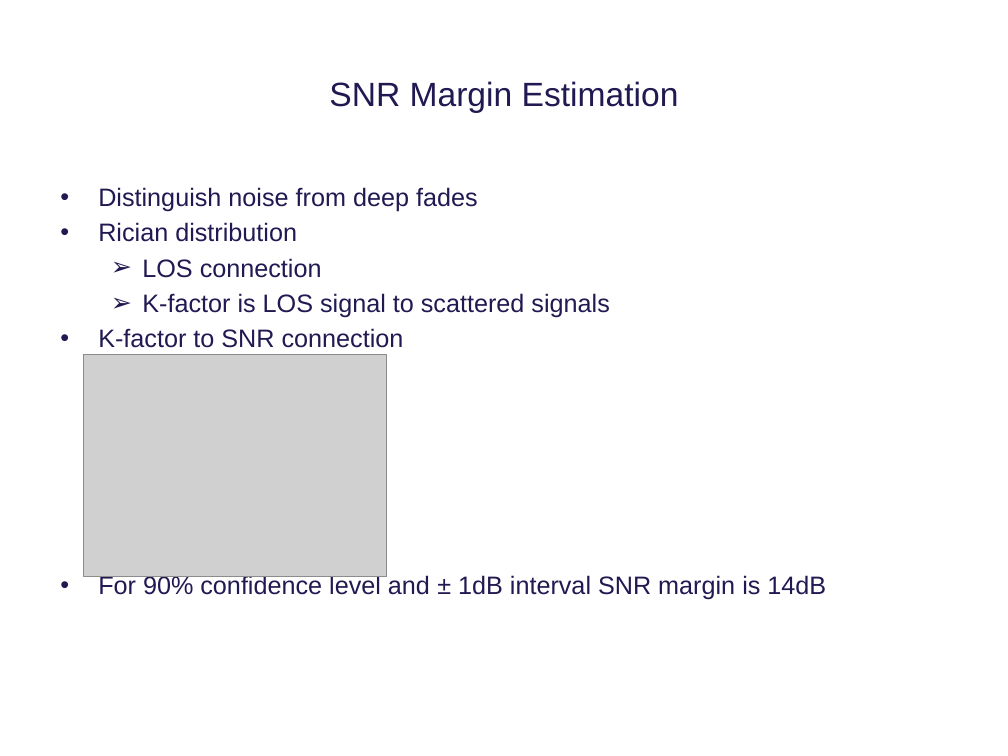
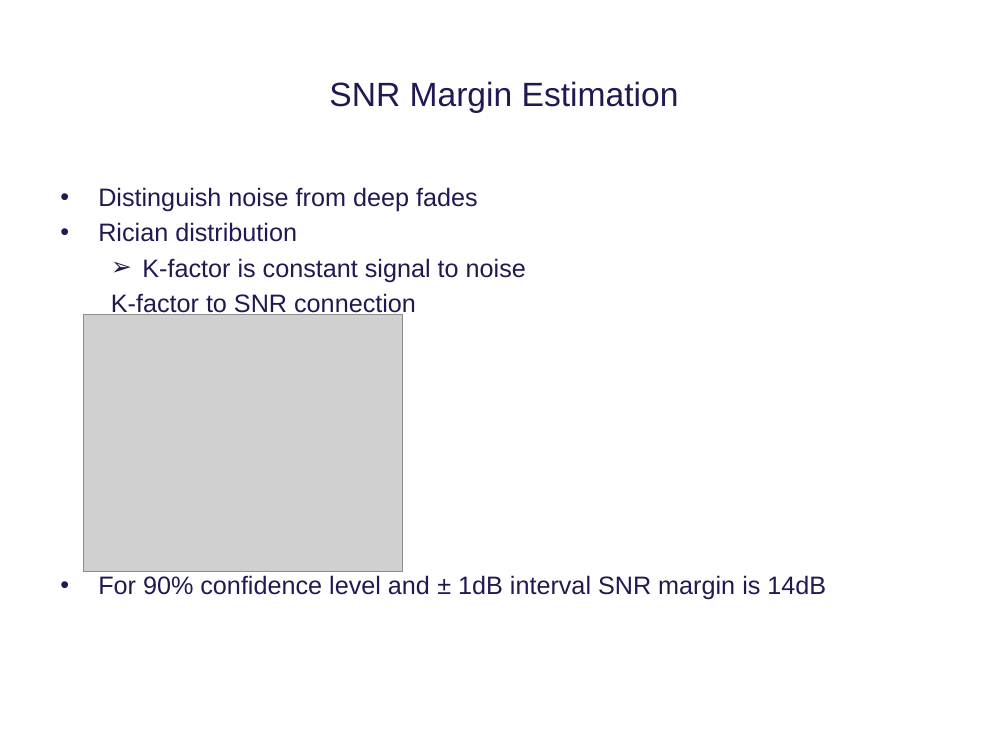
Before and after one commit to tkjj13/P8, a slide deck: slide 16 of ppt/final.pptx. Drawn at 1008x756 pixels with LibreOffice and Linux fonts; fonts in the diff are those of the drawing; grey boxes stand for pictures; background and template pictures are left out. Boxes give left, top, right and bottom in pixels: in the first picture for what was removed or moved away, otherwise in the second. Text is boxed around its words. In the diff, an @@ line names an element or a change of style, - is before the commit and + after.

Commit message:
ppt

```diff
--- a/ppt/final.pptx
+++ b/ppt/final.pptx
@@ text at bbox=[142, 258, 526, 282]: text changed @@
-  ➢ LOS connection
-  ➢ K-factor is LOS signal to scattered signals
+  ➢ K-factor is constant signal to noise
@@ text at bbox=[111, 293, 416, 318]: bullet • to none; list level 1 to 2 in "K-factor to SNR connection" @@
@@ picture: place and size @@
-picture at bbox=[84, 354, 387, 576]
+picture at bbox=[84, 314, 402, 572]
```
Also in this commit, not shown: 8 other slides changed, 1 slide added.
